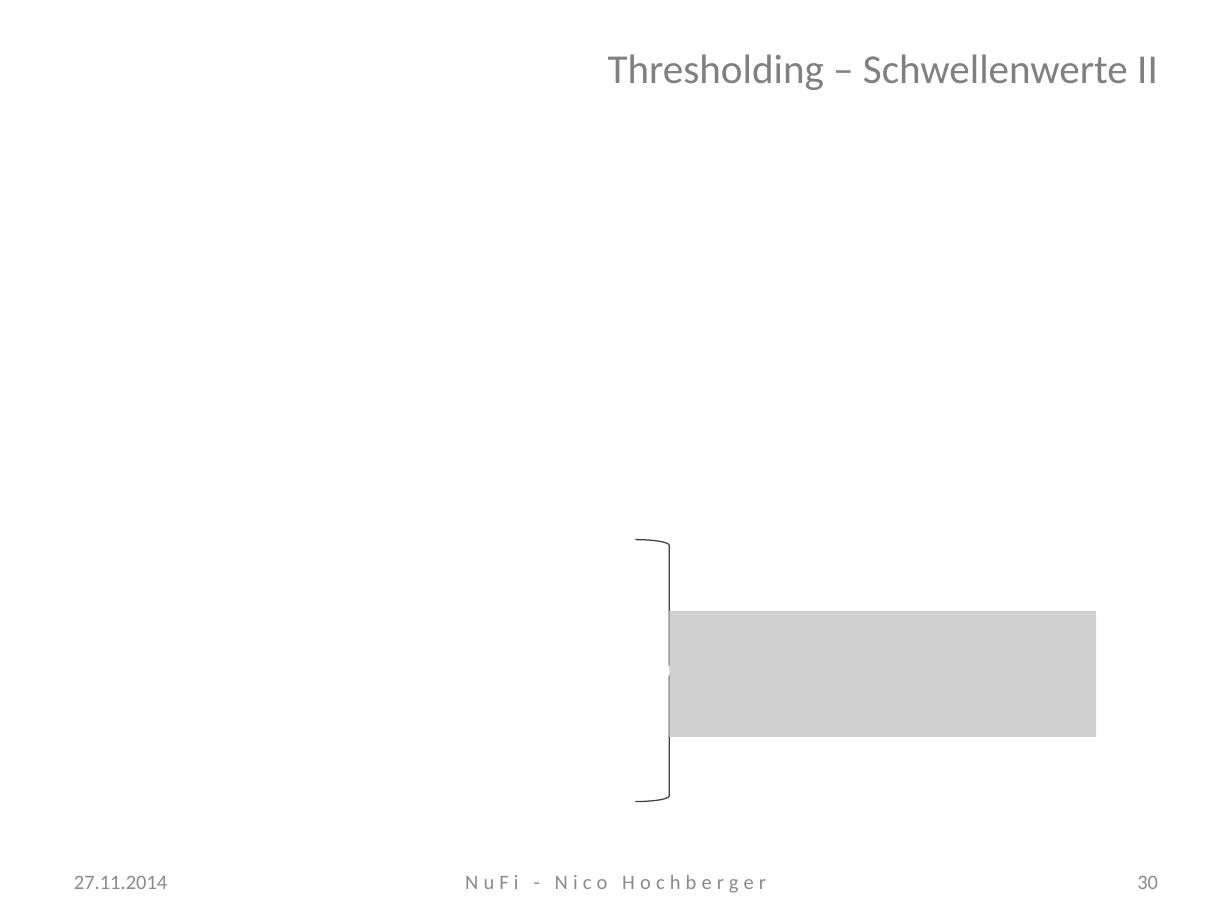
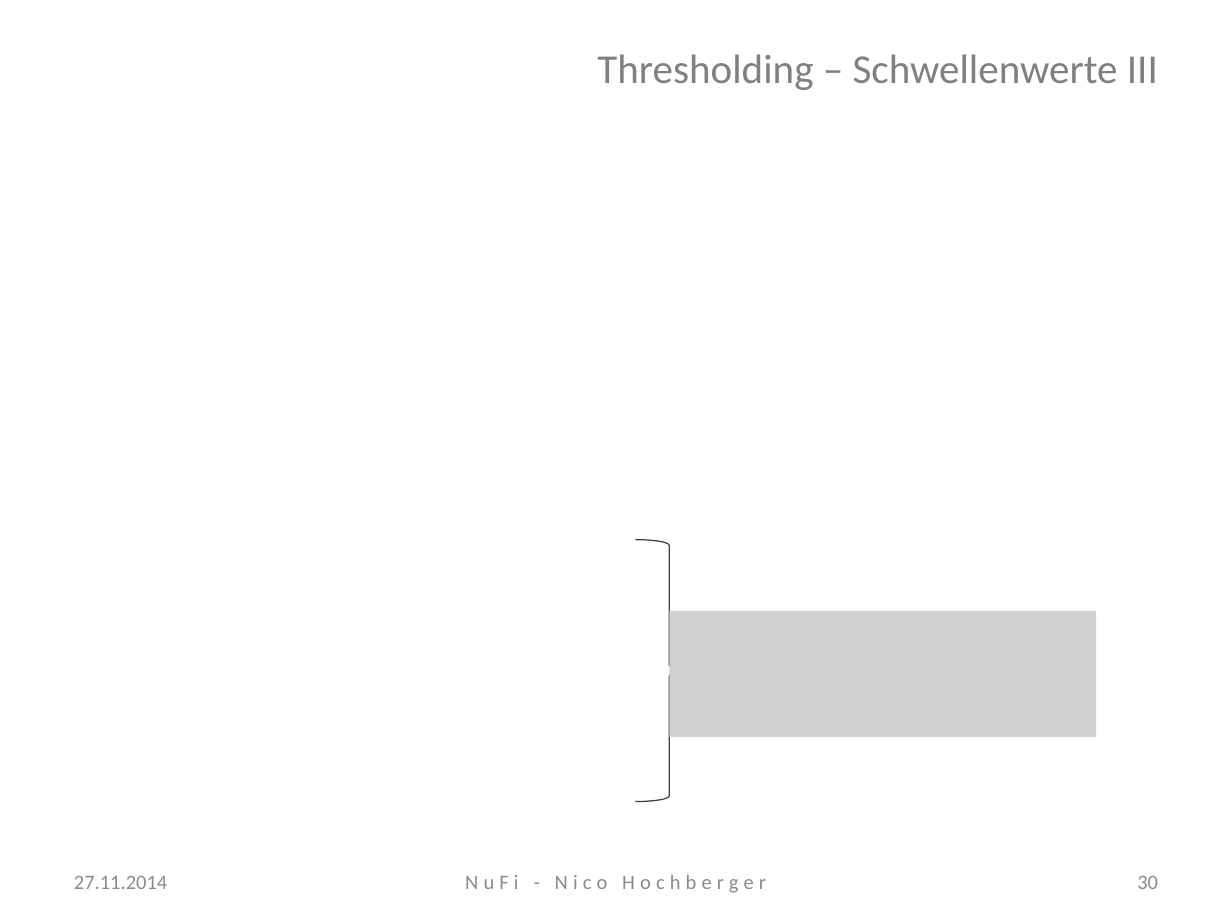
Before and after one commit to nhochberger/NuFiDocumentation, a slide deck: slide 30 of presentation/NuFi-Vortrag.pptx. Drawn at 1232x924 pixels with LibreOffice and Linux fonts; fonts in the diff are those of the drawing; grey boxes stand for pictures; background and template pictures are left out. Boxes give left, top, right and bottom in pixels: in the first picture for what was removed or moved away, otherwise in the second. Text is boxed around its words. In the diff, an @@ line names an element or a change of style, - is before the commit and + after.

```diff
--- a/presentation/NuFi-Vortrag.pptx
+++ b/presentation/NuFi-Vortrag.pptx
@@ title at <box>597,54,1158,90</box>: text changed @@
-Thresholding – Schwellenwerte II
+Thresholding – Schwellenwerte III
```
Also in this commit, not shown: 2 other slides changed, 7 slides added, 1 other file.
